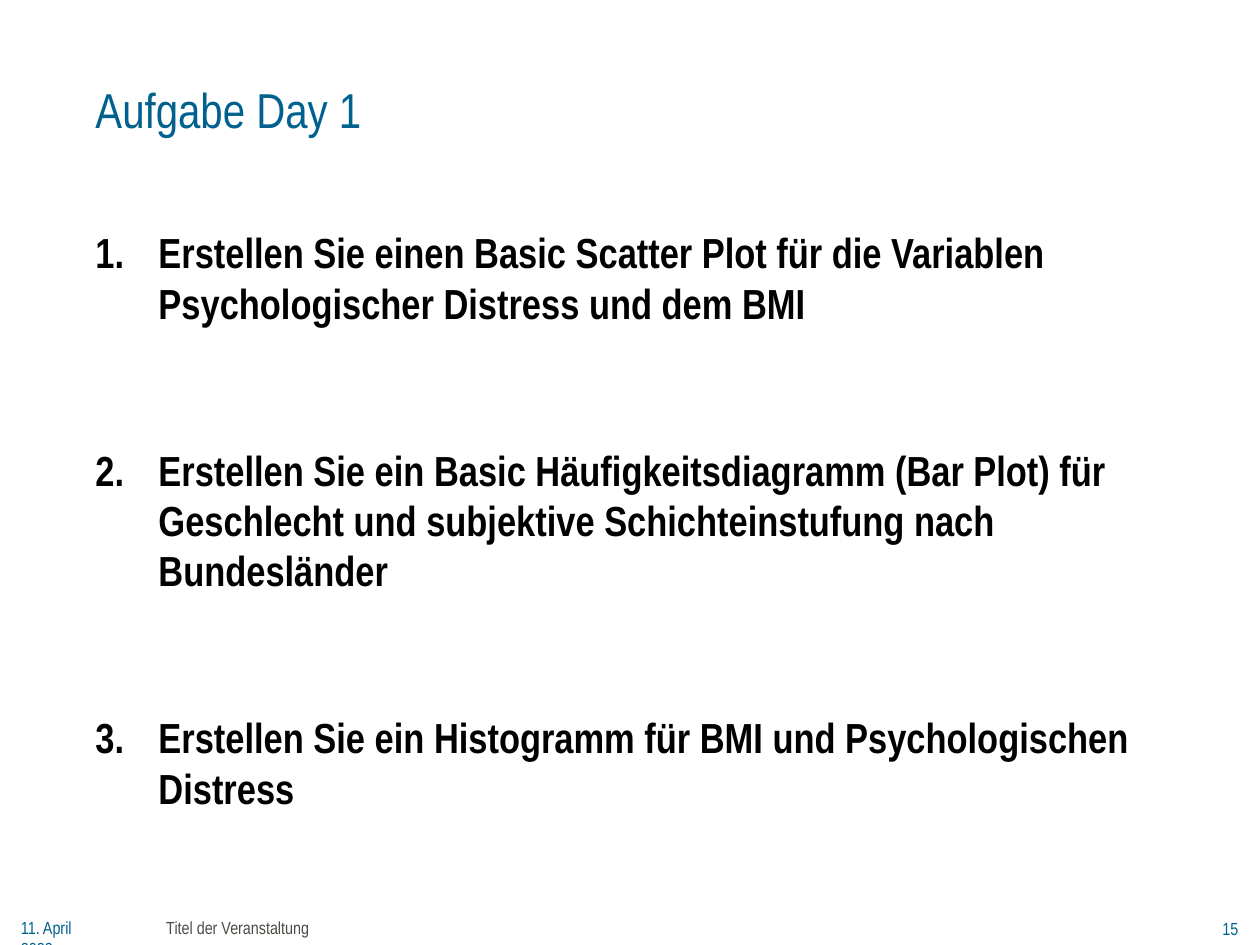
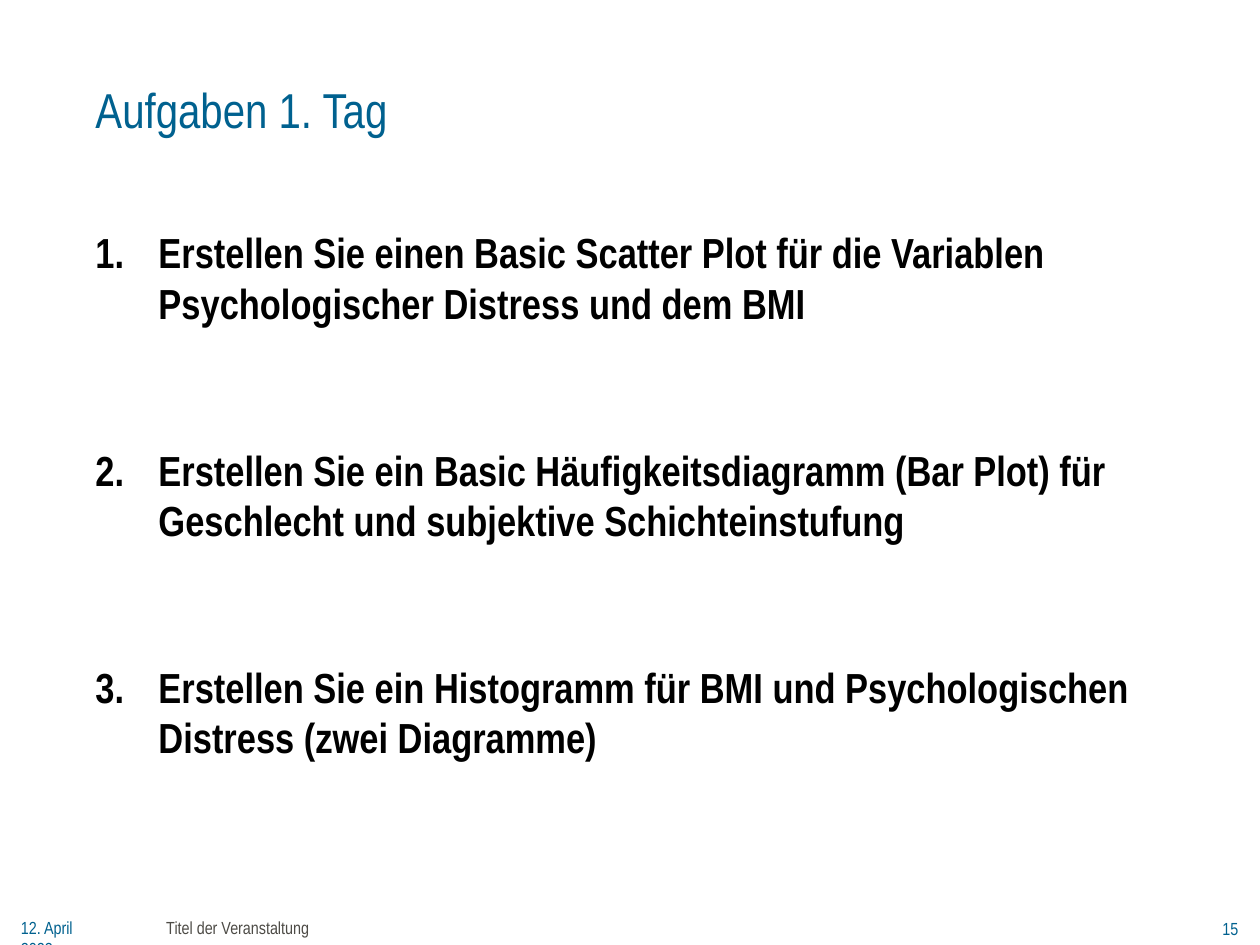
Before and after one commit to jlschnatz/WoMepS_DataVizR, a slide deck: slide 15 of Slides/Womeps_Day 1-Final.pptx. Drawn at 1260x945 pixels with LibreOffice and Linux fonts; fonts in the diff are those of the drawing; background and template pictures are left out. Boxes give left, top, right and bottom in pixels: in the first picture for what was removed or moved away, otherwise in the second. Text is boxed around its words. In the diff, an @@ line names an element or a change of style, - is before the commit and + after.

```diff
--- a/Slides/Womeps_Day 1-Final.pptx
+++ b/Slides/Womeps_Day 1-Final.pptx
@@ title at [95,92,388,138]: text changed @@
-Aufgabe Day 1
+Aufgaben 1. Tag
@@ text at [158,455,1128,762]: text changed @@
-2. Erstellen Sie ein Basic Häufigkeitsdiagramm (Bar Plot) für Geschlecht und subjektive Schichteinstufung nach Bundesländer
-3. Erstellen Sie ein Histogramm für BMI und Psychologischen Distress
+2. Erstellen Sie ein Basic Häufigkeitsdiagramm (Bar Plot) für Geschlecht und subjektive Schichteinstufung
+3. Erstellen Sie ein Histogramm für BMI und Psychologischen Distress (zwei Diagramme)
@@ text at [21,921,73,938]: text changed @@
-11. April 2023
+12. April 2023
```
Also in this commit, not shown: 14 other slides changed.
